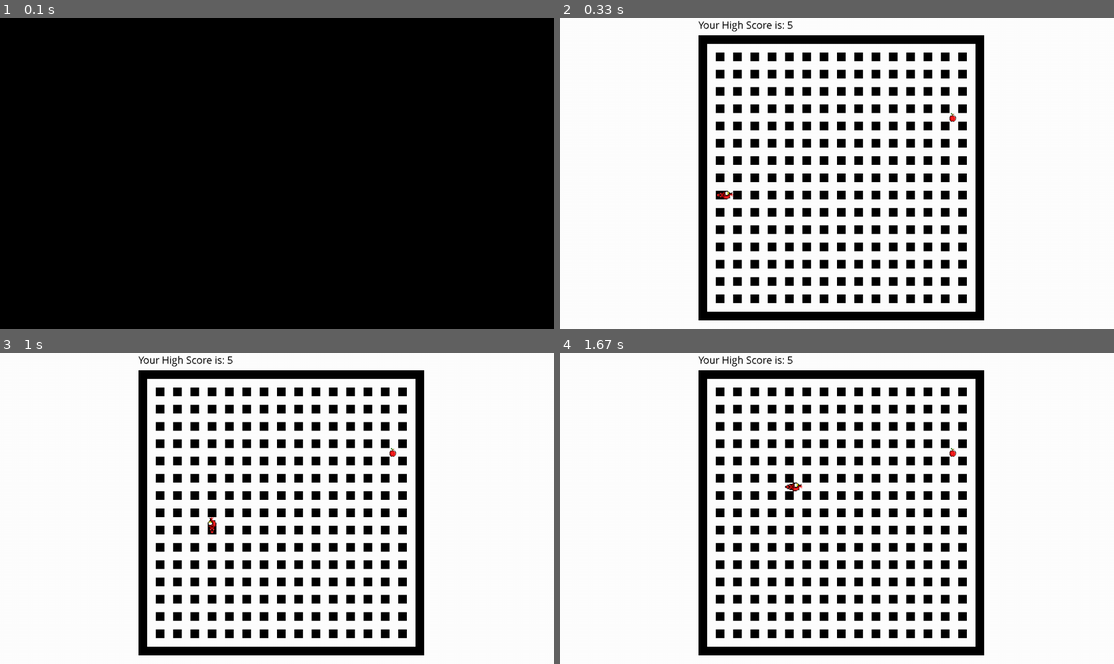
Above: before the commit, frames 1-4 (two rows, left to right).
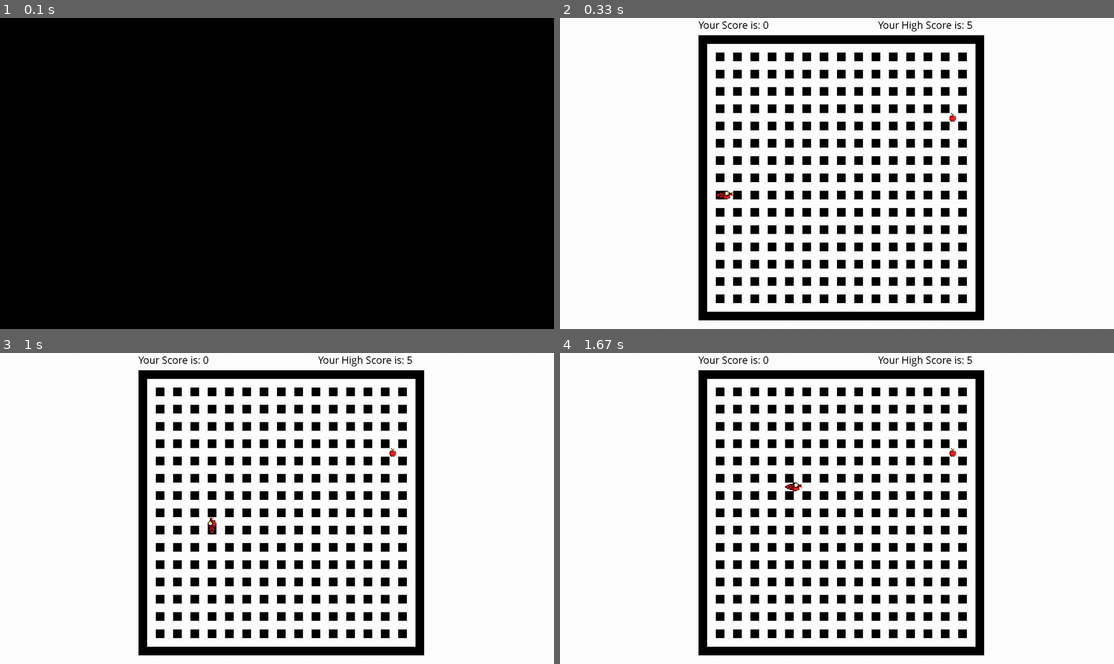
Above: after the commit, the same moments.

Repository: Deuzmo/SnakePythonGame
Game: pygame game, started from driver.py
The game is run twice, just before and just after one commit, with the same random seed, the same clock (stepped at 60 frames per second) and the same inputs.
Inputs:
- Up to frame 1 (0.1 s): no input
- Up to frame 2 (0.33 s): no input
- Up to frame 3 (1 s): hold Right 0.33-0.8 s; hold Up from 0.83 s (still down)
- Up to frame 4 (1.67 s): release Up at 1.3 s; hold Right from 1.33 s (still down)

Frame 1 is identical in both runs. In frame 2, 0.3% of the frame differs, in the area x 29-75%, y 0-5%; in frame 3, 0.3%; in frame 4, 0.3%.

Commit message:
Integrated Daniel's score code with the high score code

Diff:
--- a/board.py
+++ b/board.py
@@ -15,7 +15,12 @@
 # Updates Game High Score
 def update_score(new_score):
     score_sec.update(new_score)
-    screen.blit(score_sec.text, (320,0))
+    screen.blit(score_sec.text, (735,0))
+
+# Updates current game score
+def update_curr_score(scoreObj):
+    scoreObj.update()
+    screen.blit(scoreObj.txt, (320, 0))
 
 # Displays Game Over view
 # TODO: Fix fitment of text
@@ -44,14 +49,18 @@
 
 
 # keeps screen printed until game is quit
-def displayboard():
+def displayboard(scoreObj):
     #for event in pygame.event.get():
        # if event.type == pygame.QUIT: sys.exit()
 
     # make screen background white
     screen.fill(pygame.Color(255, 255, 255, 255))
 
-    screen.blit(score_sec.text, (320,0))
+    # insert score counter
+    screen.blit(scoreObj.txt, (320, 0))
+
+    # high score
+    screen.blit(score_sec.text, (735,0))
 
     # draw border
     startX = 320
--- a/driver.py
+++ b/driver.py
@@ -3,6 +3,7 @@
 import board
 import snake
 import food
+import score_curr
 
 # 32 x 32 playing field
 BOARD_WIDTH = 640
@@ -30,6 +31,10 @@
     # High Score constructor
     score = HighScore()
 
+    # Score constructor
+    scoreObj = score_curr.Score_Curr()
+
+
     curr_score = 0
 
     while gaming:
@@ -40,7 +45,7 @@
                 gaming = False
             s.handle_keys(event)
 
-        board.displayboard()
+        board.displayboard(scoreObj)
 
         # Return something to signify valid move
         bad_move = s.move()
@@ -63,18 +68,13 @@
                 s.length += 1
                 curr_score += 1
                 f.randpos()
+                scoreObj.update()
                 if curr_score > score.score:
                     # set new high score on screen
                     board.update_score(curr_score)
-            # Handle Events
 
-            # case/switch for up,down,left,right
-            # add appropriate offset to snake coords (head)
             f.draw(board.screen)
             s.draw(board.screen, f)
-            # Boundary check snake -> Edges and self
-            # Check if snake ate food -> Increase snake length, move food coord
-            # Update board
 
             pygame.display.update()
 
--- /dev/null
+++ b/score_curr.py
@@ -0,0 +1,21 @@
+import pygame
+import highscore
+
+pygame.font.init()
+
+
+class Score_Curr:
+	curr = 0
+	txt = None
+
+	def __init__(self):
+		self.txt = self.make_txt(self.curr)
+
+	def make_txt(self, score):
+		txt_str = 'Your Score is: {}'.format(score)
+		txt = pygame.font.SysFont('Comic Sans MS', 25)
+		return txt.render(txt_str, False, (0, 0, 0))
+
+	def update(self):
+		self.curr += 1
+		self.txt = self.make_txt(self.curr)
